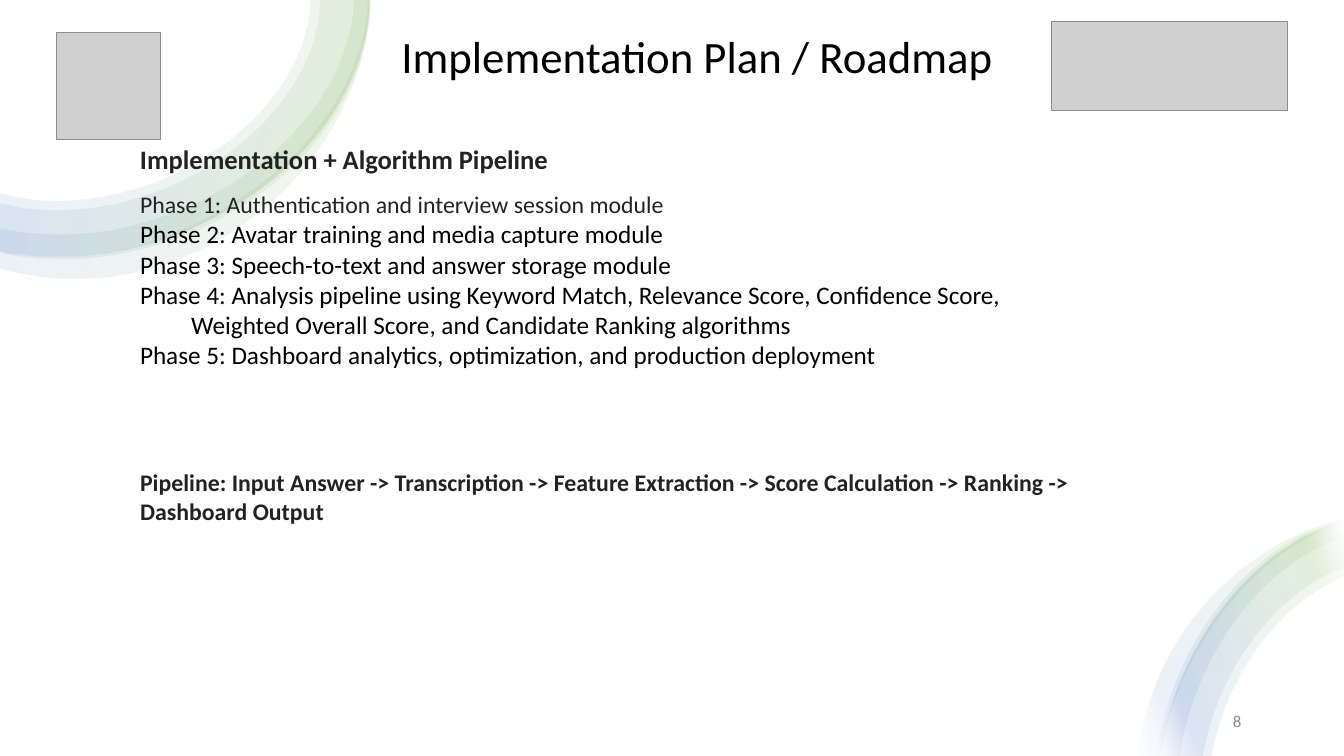
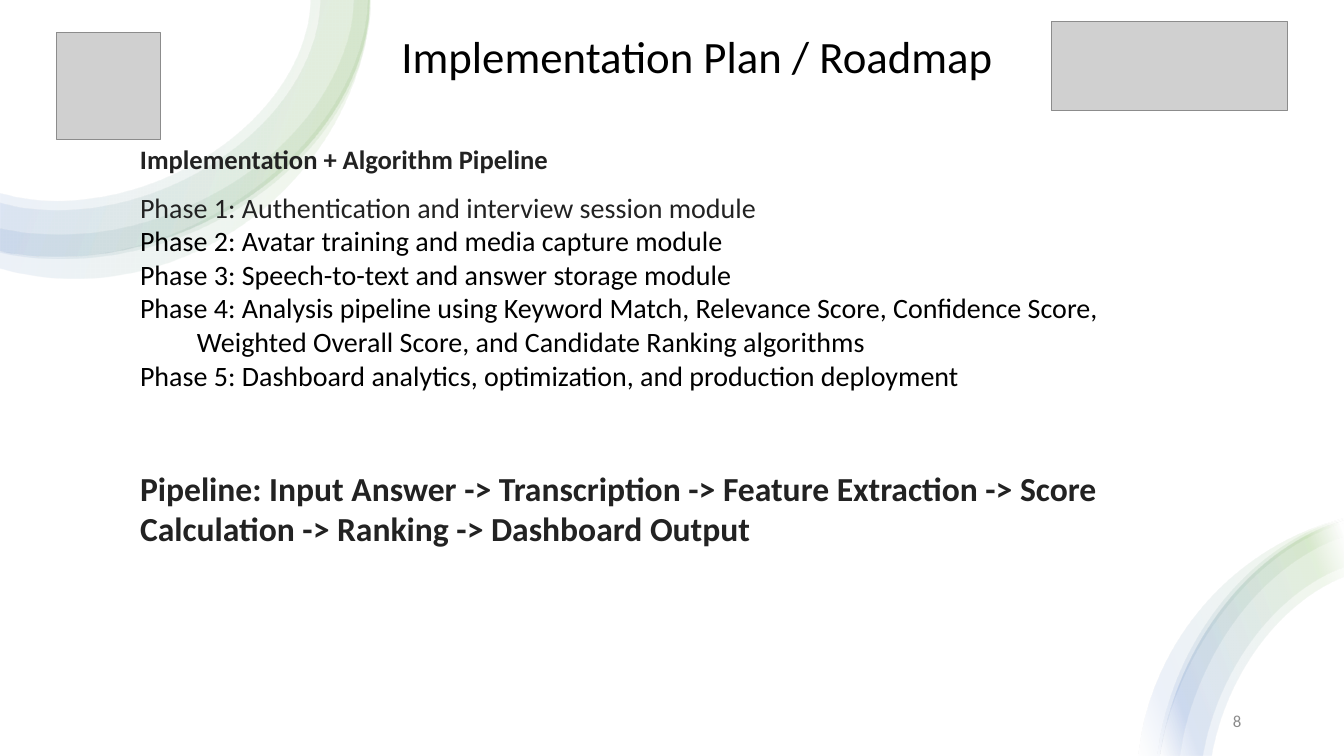
Before and after one commit to Shlokabhishek/Interview_Taker, a slide deck: slide 8 of AI_Viewers_Hackathon_Presentation_v2.pptx. Drawn at 1344x756 pixels with LibreOffice and Linux fonts; fonts in the diff are those of the drawing; grey boxes stand for pictures. Boxes give left, top, right and bottom in pixels: in the first picture for what was removed or moved away, otherwise in the second. Text is boxed around its words. In the diff, an @@ line names an element or a change of style, - is before the commit and + after.

```diff
--- a/AI_Viewers_Hackathon_Presentation_v2.pptx
+++ b/AI_Viewers_Hackathon_Presentation_v2.pptx
@@ text "Phase 1: Authentication and interview ..." at bbox=[140, 194, 1098, 391]: size 17 to 20 pt in "Phase 1: Authentication and interview session module"; size 18 to 20 pt in "Phase 2: Avatar training and media capture ...", "Phase 3: Speech-to-text and answer storage module", "Phase 4: Analysis pipeline using Keyword Match, ...", "Weighted Overall Score, and Candidate Ranking algorithms" and 1 more places @@
@@ text "Pipeline: Input Answer -> Transcription ..." at bbox=[140, 477, 1096, 547]: size 17 to 24 pt @@
```
Also in this commit, not shown: 2 other slides changed, 3 other files.
